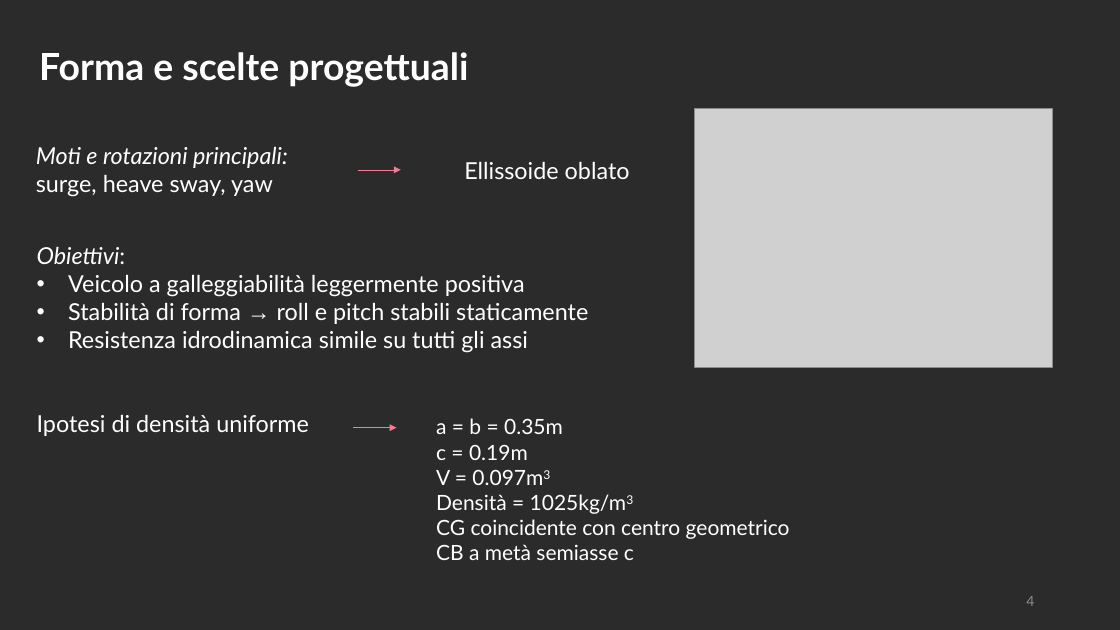
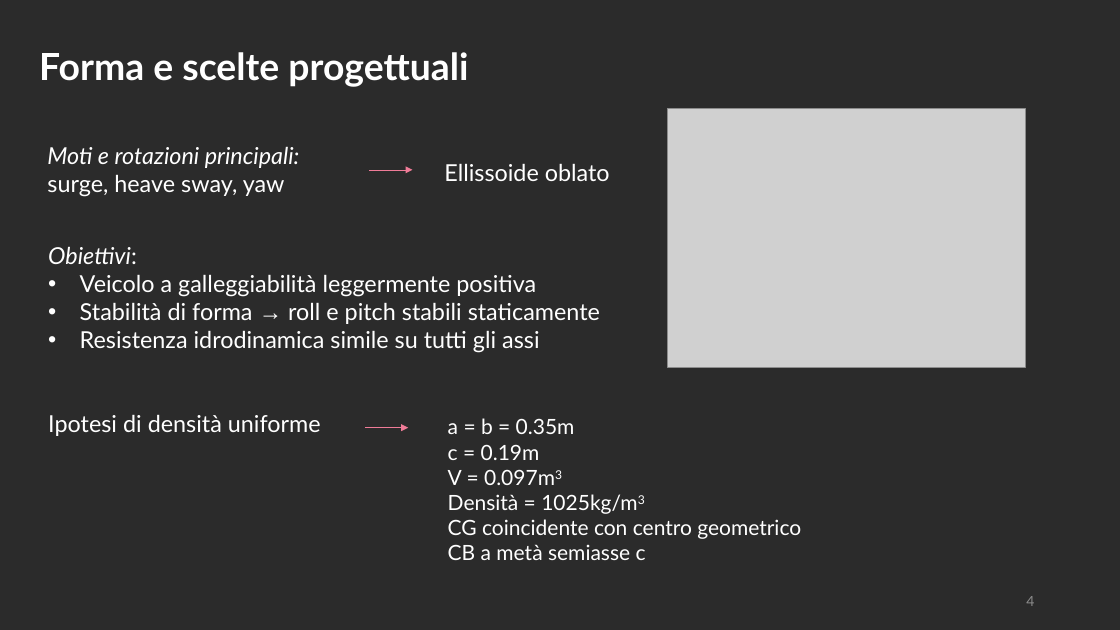
Before and after one commit to polifab/Subacquei_modello, a slide deck: slide 4 of presentazione.pptx. Drawn at 1120x630 pixels with LibreOffice and Linux fonts; fonts in the diff are those of the drawing; grey boxes stand for pictures; background and template pictures are left out; a plain dark background stands for a picture behind light text. Boxes give left, top, right and bottom in pixels: in the first picture for what was removed or moved away, otherwise in the second. Text is boxed around its words. In the diff, an @@ line names an element or a change of style, - is before the commit and + after.

```diff
--- a/presentazione.pptx
+++ b/presentazione.pptx
@@ picture: place and size @@
-picture at (695,108,1052,367)
+picture at (668,108,1025,367)
@@ text "Ellissoide oblato": place and size @@
-text "Ellissoide oblato" at (464,162,630,179)
+text "Ellissoide oblato" at (444,164,610,181)
@@ 3 texts, 2 arrows: place and size @@
-3 texts, 2 arrows at (36,147,790,560)
+3 texts, 2 arrows at (47,147,801,560)
```
Also in this commit, not shown: 13 other slides changed, 1 other file.
